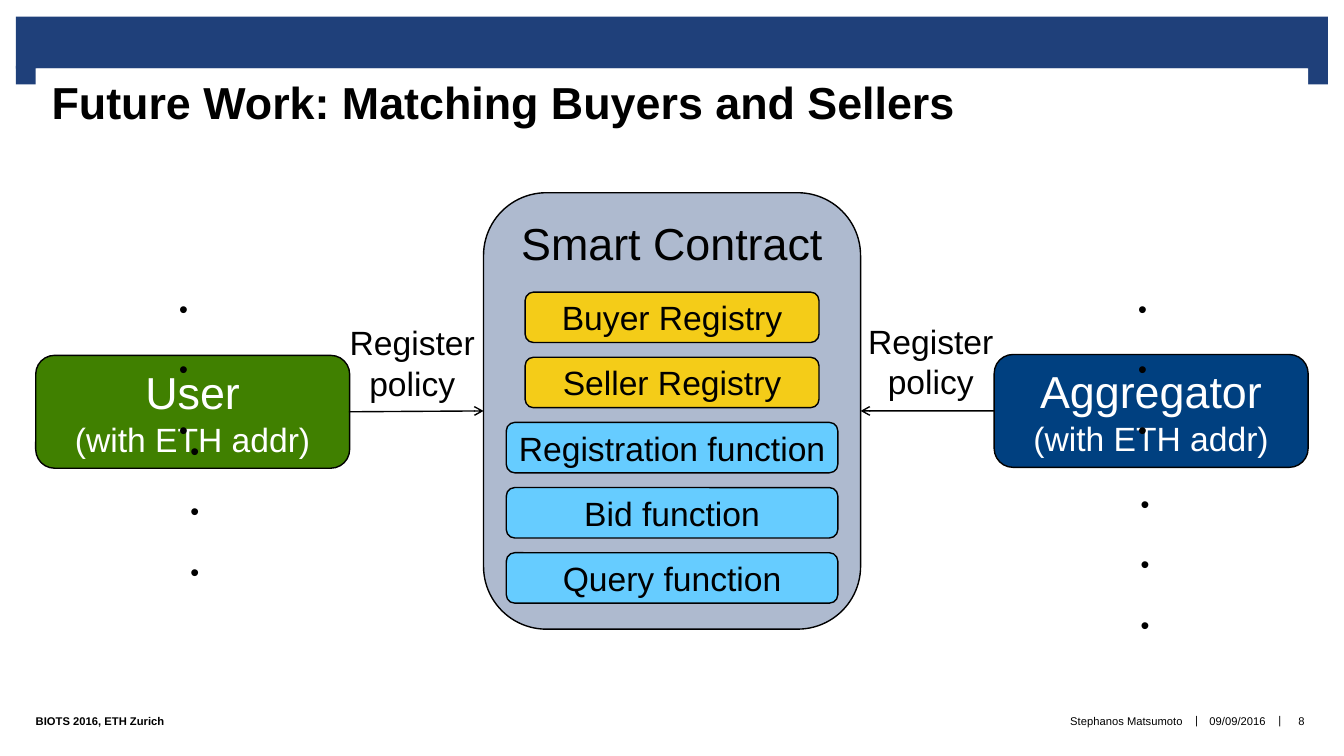
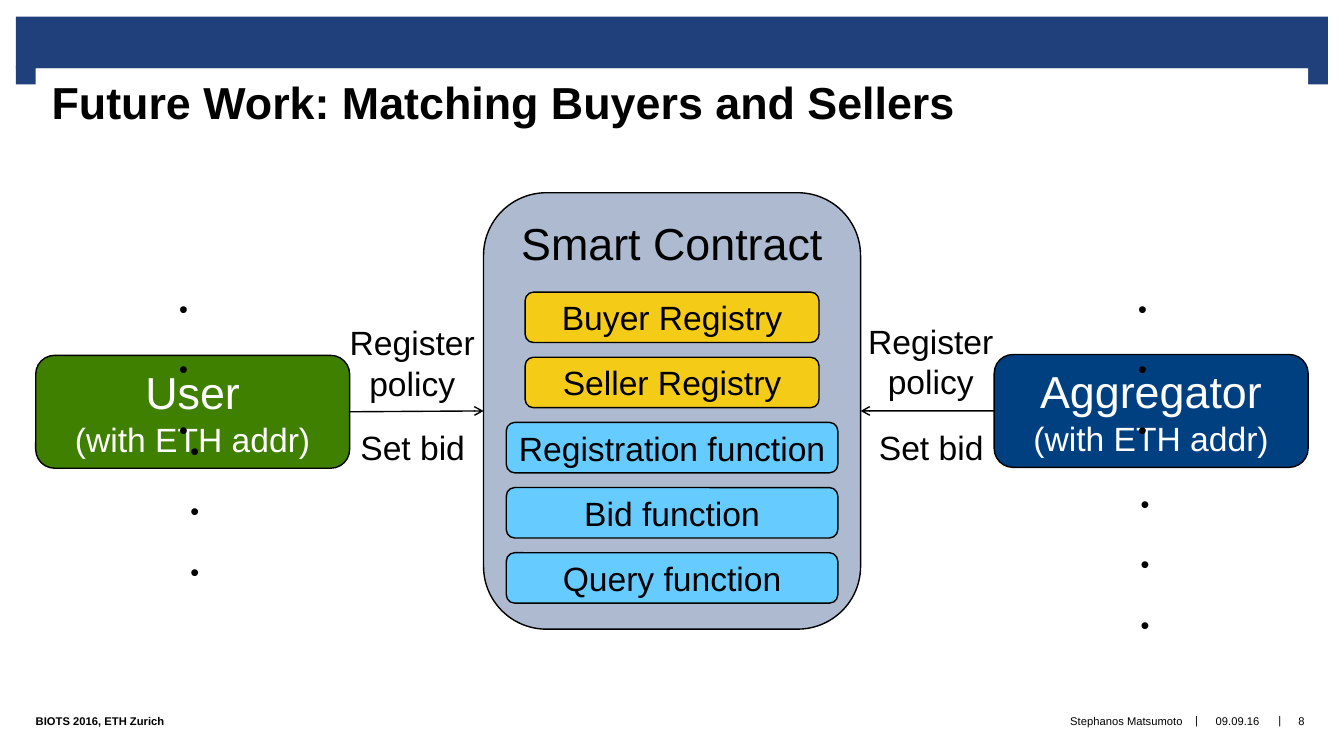
Before and after one commit to syclops/data-trading, a slide deck: slide 8 of presentation/tradeoffs_biots2016.pptx. Drawn at 1344x756 pixels with LibreOffice and Linux fonts; fonts in the diff are those of the drawing; background and template pictures are left out. Boxes give left, top, right and bottom in pixels: in the first picture for what was removed or moved away, otherwise in the second. Text is boxed around its words. In the diff, an @@ line names an element or a change of style, - is before the commit and + after.

Commit message:
Doc (presentation): add final presentation

```diff
--- a/presentation/tradeoffs_biots2016.pptx
+++ b/presentation/tradeoffs_biots2016.pptx
@@ text added at [360,435,465,461], 24 pt, text #000000 @@
+Set bid
@@ text added at [879,435,984,461], 24 pt, text #000000 @@
+Set bid
@@ text at [1216,717,1260,725]: text changed @@
-09/09/2016
+09.09.16
```
Also in this commit, not shown: 8 other slides changed.
